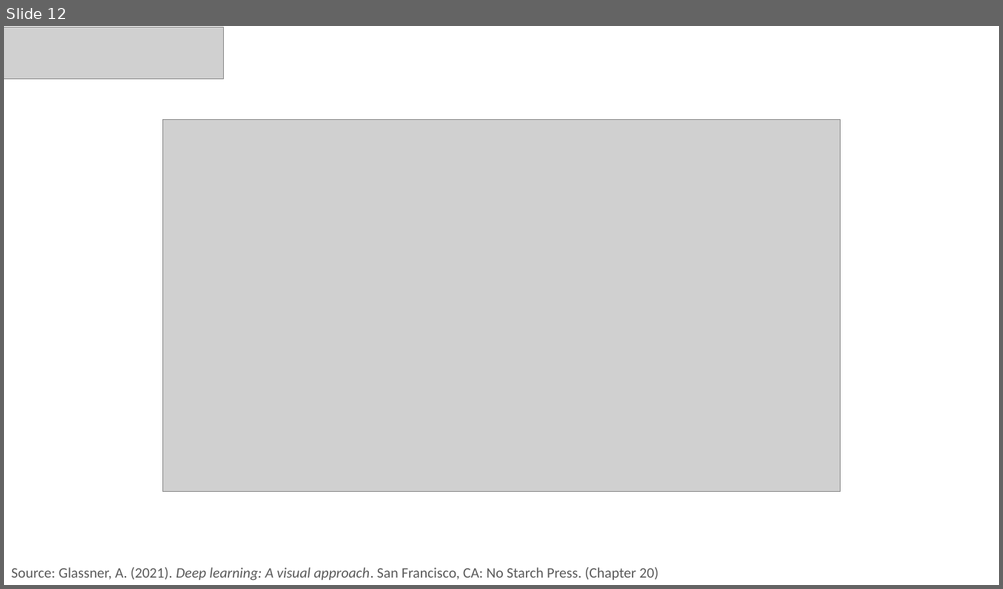
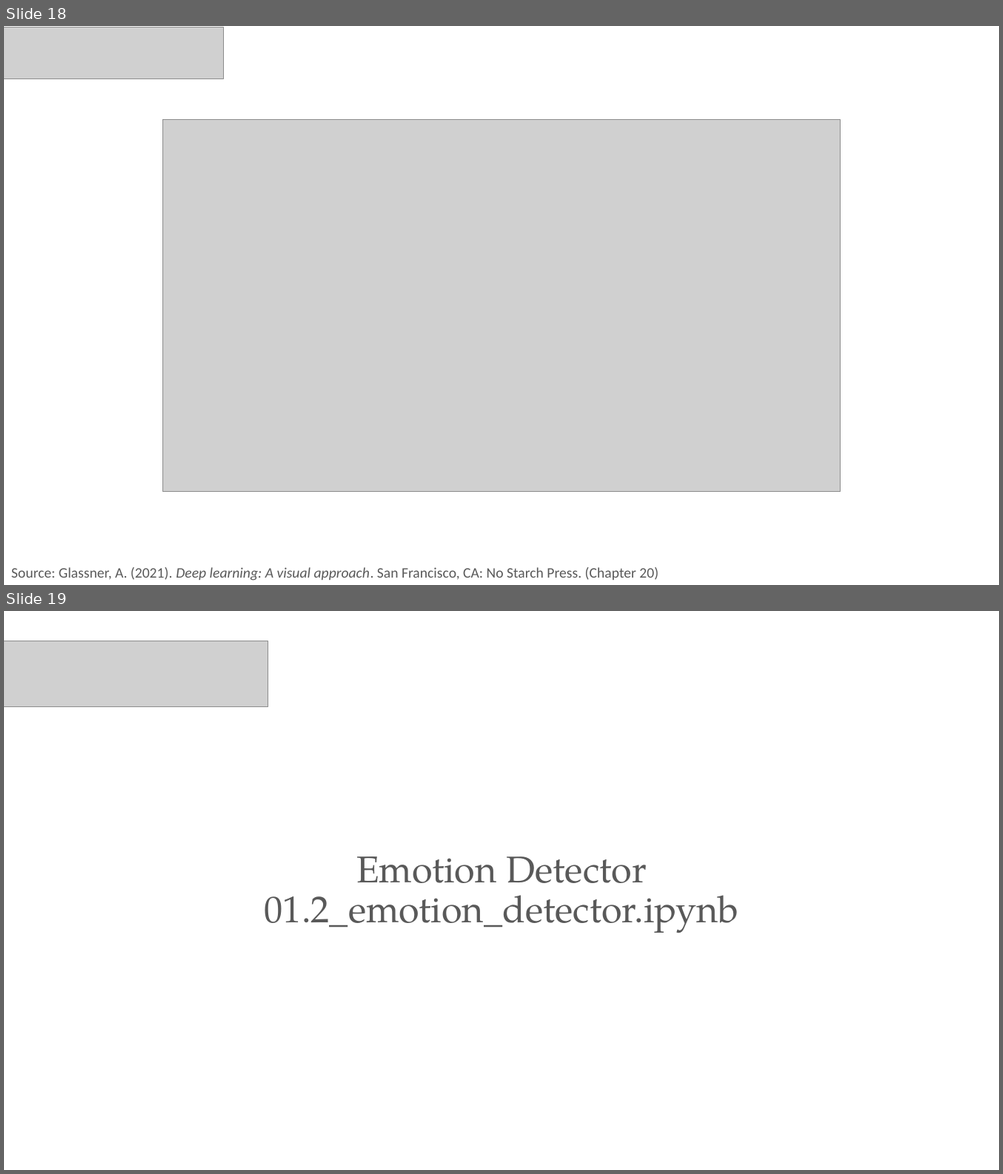
Before and after one commit to PracticumAI/transformers, a slide deck: presentations/01_transformers_intro.pptx. Shown one above the other, each under a label of ours: slide 12 before the commit, slides 18 and 19 after it. The pictures are 1003x589 and 1003x1174 pixels, drawn with LibreOffice and Linux fonts; fonts in the diff are those of the drawing; grey boxes stand for pictures. Boxes give left, top, right and bottom in pixels: in the first picture for what was removed or moved away, otherwise in the second. Text is boxed around its words. In the diff, an @@ line names an element or a change of style, - is before the commit and + after.

```diff
--- a/presentations/01_transformers_intro.pptx
+++ b/presentations/01_transformers_intro.pptx
@@ slide 19 added at (4, 611, 999, 1170), background #FFFFFF @@
@@ picture added at (4, 641, 268, 706) @@
@@ title added at (264, 857, 739, 933), 36 pt, text #595959 @@
+Emotion Detector
+01.2_emotion_detector.ipynb
@@ what was slide 12 is now slide 18 @@
```
Also in this commit, not shown: 1 slide changed, 5 other slides added, 1 other file.
